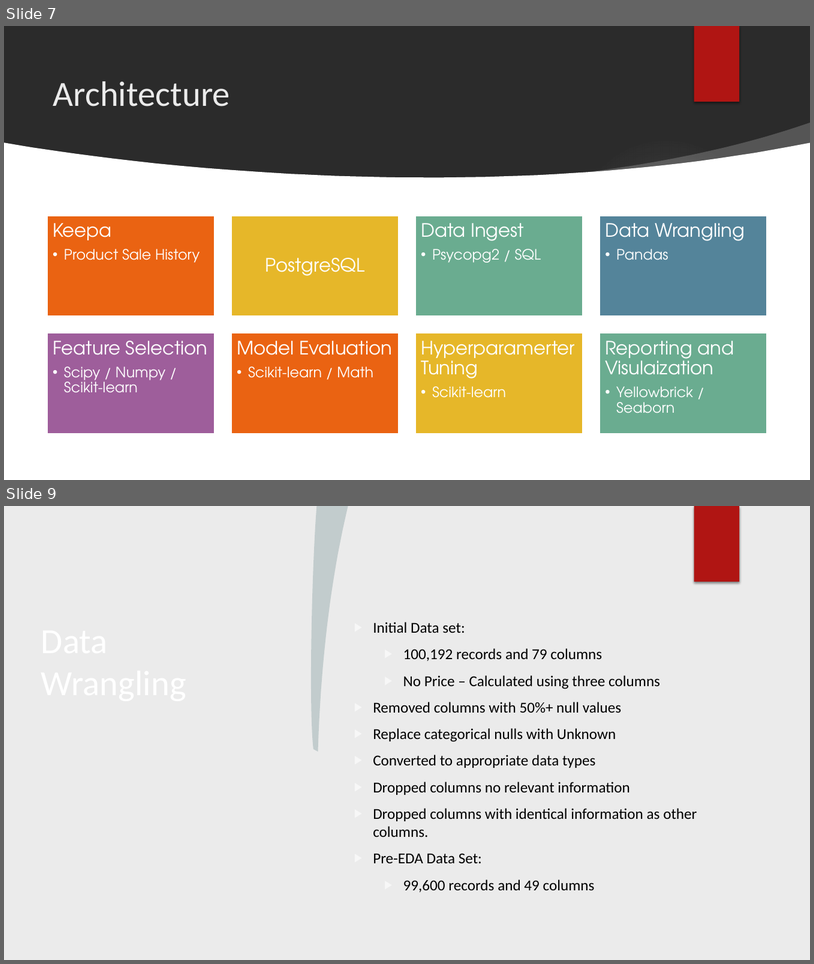
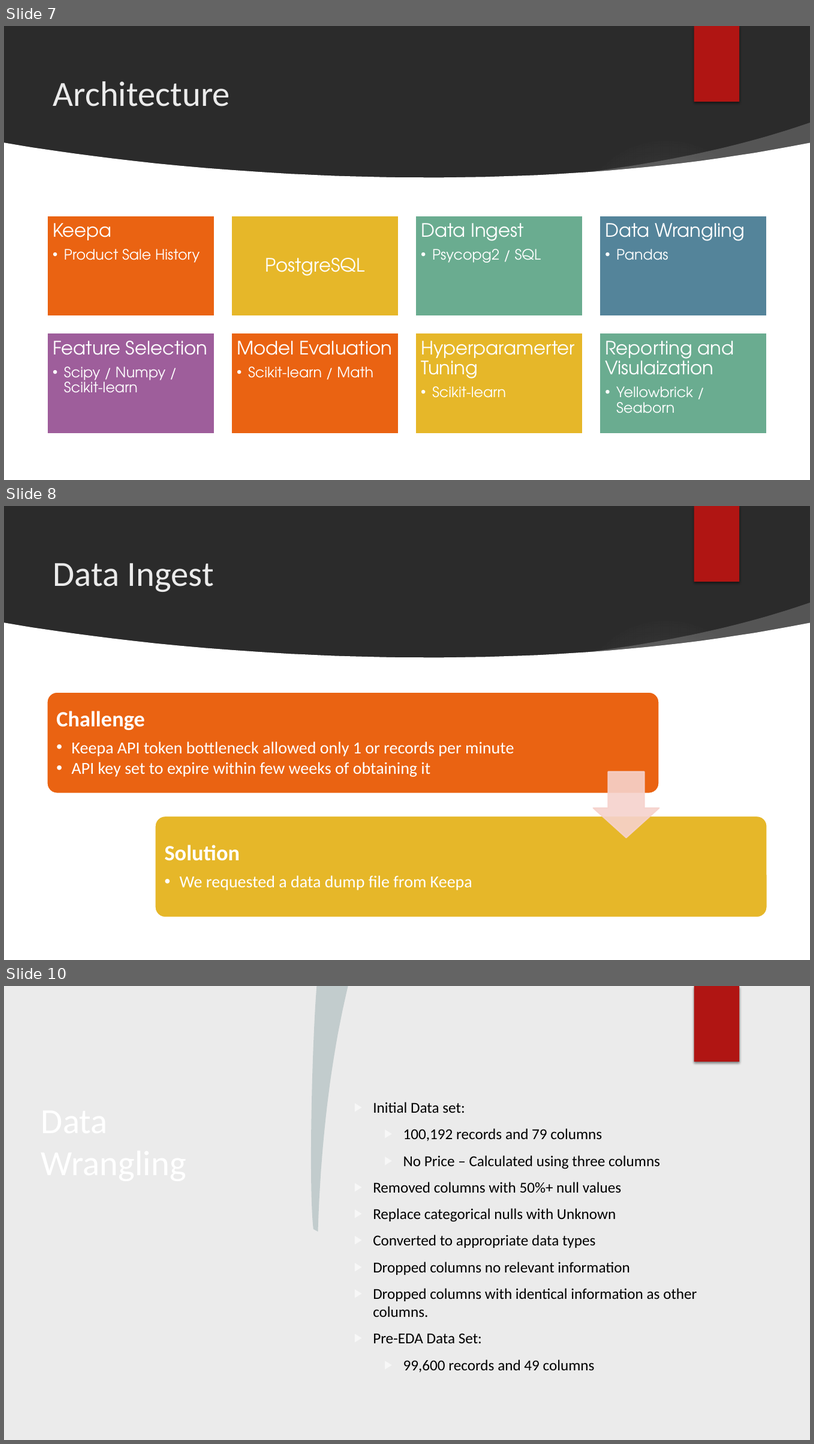
Before and after one commit to georgetown-analytics/Booksville, a slide deck: presentation/Booksville Presentation.pptx. Shown one above the other, each under a label of ours: slides 7 and 9 before the commit, slides 7, 8 and 10 after it; the slides between them are not shown. The pictures are 814x964 and 814x1444 pixels, drawn with LibreOffice and Linux fonts; fonts in the diff are those of the drawing; background and template pictures are left out; a plain dark background stands for a picture behind light text. Boxes give left, top, right and bottom in pixels: in the first picture for what was removed or moved away, otherwise in the second. Text is boxed around its words. In the diff, an @@ line names an element or a change of style, - is before the commit and + after.

```diff
--- a/presentation/Booksville Presentation.pptx
+++ b/presentation/Booksville Presentation.pptx
@@ slide 8 added at [4, 506, 810, 960], background picture (left out); not listed: 1 template element that a slide beside it also shows @@
@@ rectangle added at [694, 506, 740, 582], fill #B01513 @@
@@ title added at [53, 563, 214, 592], 42 pt, text #EBEBEB @@
+Data Ingest
@@ freeform shape added at [581, 603, 810, 657], fill #FFFFFF at 20% opacity @@
@@ freeform shape added at [4, 623, 810, 960], fill #FFFFFF @@
@@ group added at [47, 692, 768, 918]: 2 rounded rectangles, 2 texts, 1 down arrow @@
+Challenge
+  • Keepa API token bottleneck allowed only 1 or records per minute
+  • API key set to expire within few weeks of obtaining it
+Solution
+  • We requested a data dump file from Keepa
@@ what was slide 9 is now slide 10 @@
```
Also in this commit, not shown: 3 slides changed, 3 other slides added, 3 slides removed.
